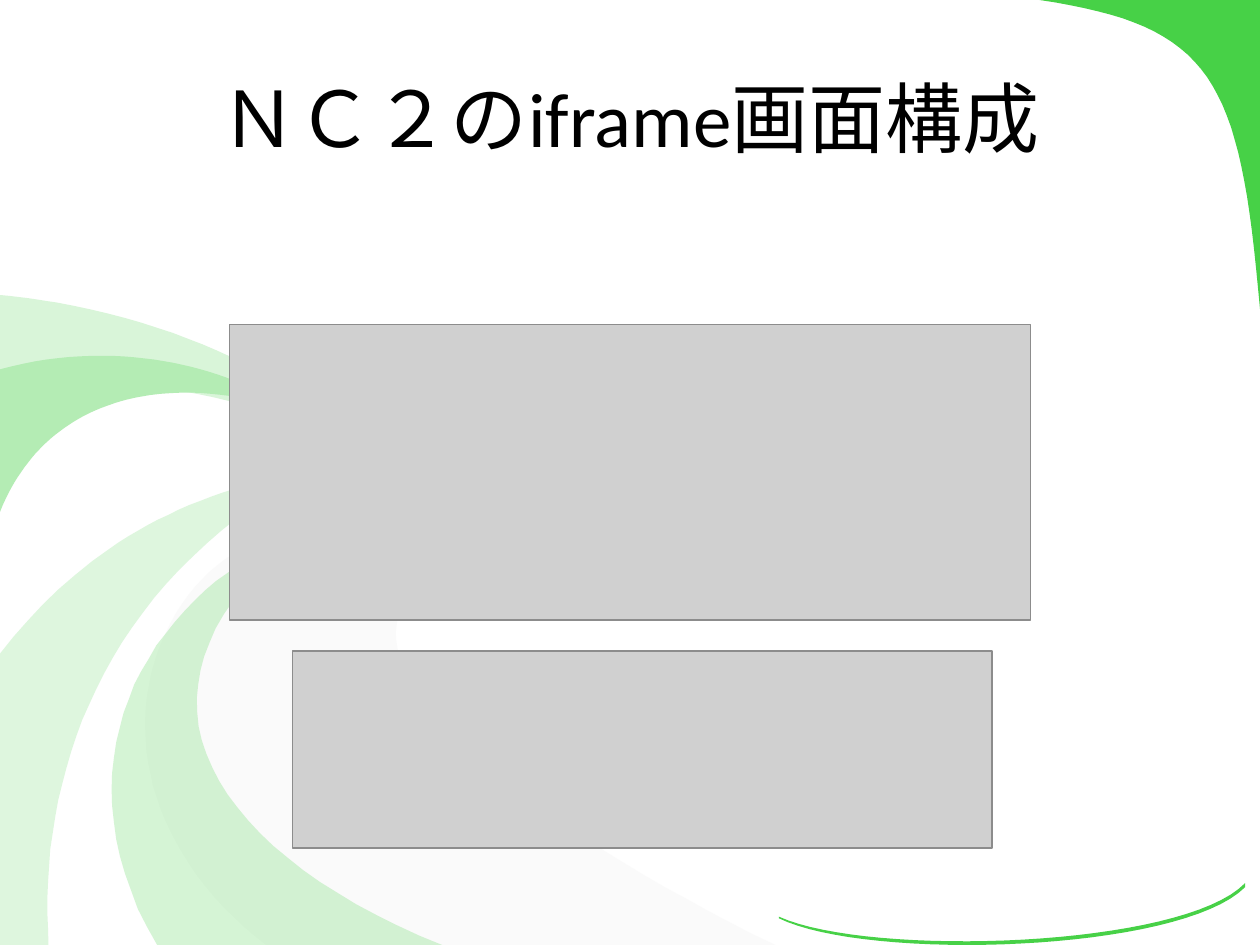
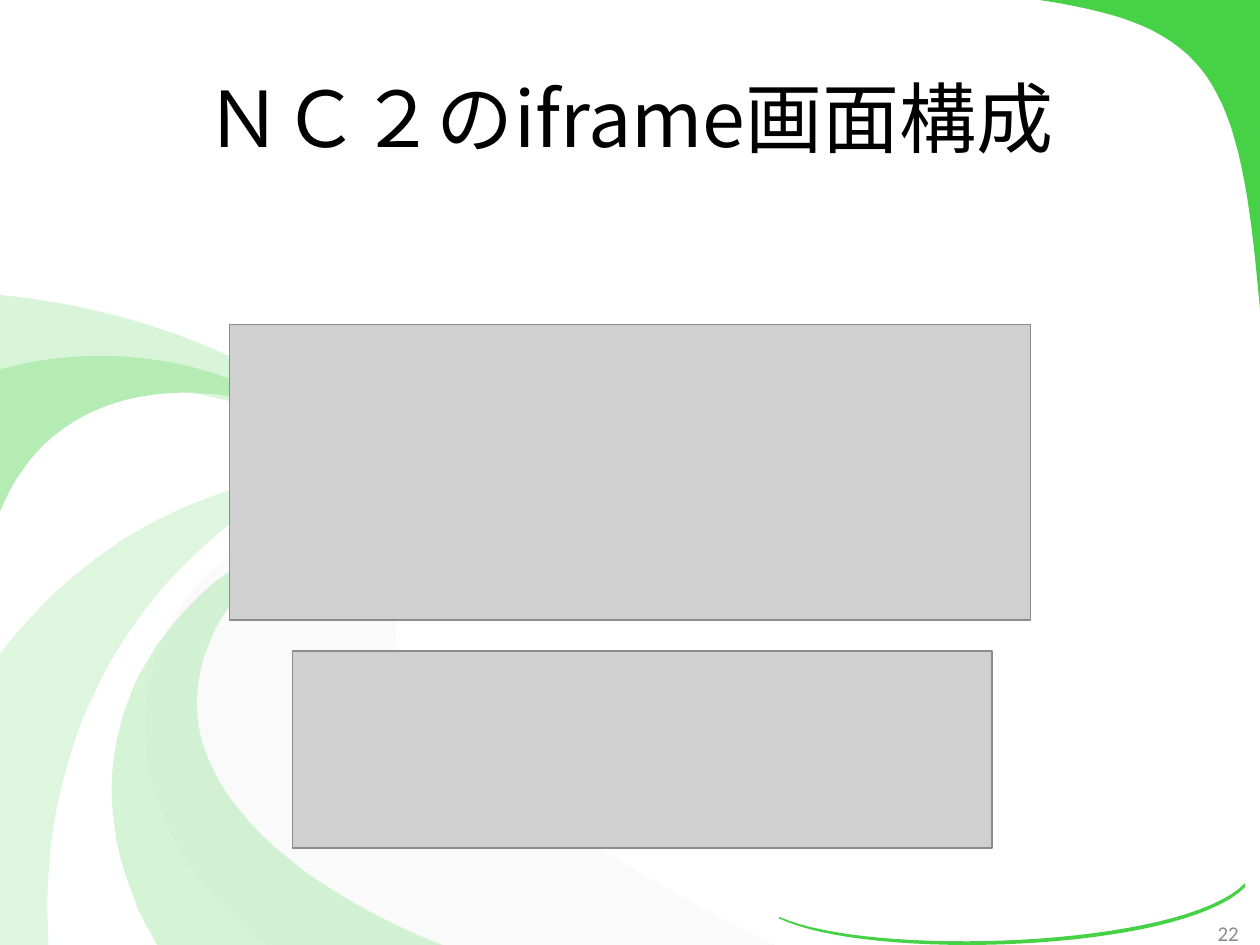
Before and after one commit to kotaro0717/Report-Management, a slide deck: slide 22 of PowerPoint/report_hokada.pptx (slide 14 before the commit). Drawn at 1260x945 pixels with LibreOffice and Linux fonts; fonts in the diff are those of the drawing; grey boxes stand for pictures. Boxes give left, top, right and bottom in pixels: in the first picture for what was removed or moved away, otherwise in the second. Text is boxed around its words. In the diff, an @@ line names an element or a change of style, - is before the commit and + after.

```diff
--- a/PowerPoint/report_hokada.pptx
+++ b/PowerPoint/report_hokada.pptx
@@ title "ＮＣ２のiframe画面構成" at [206,82,1054,154]: font Calibri to Noto Sans CJK JP @@
@@ page number added at [1218,927,1239,941], 12 pt, text #8C8C8C @@
+22
```
Also in this commit, not shown: 16 other slides changed, 10 slides added, 1 slide removed, 1 other file.
